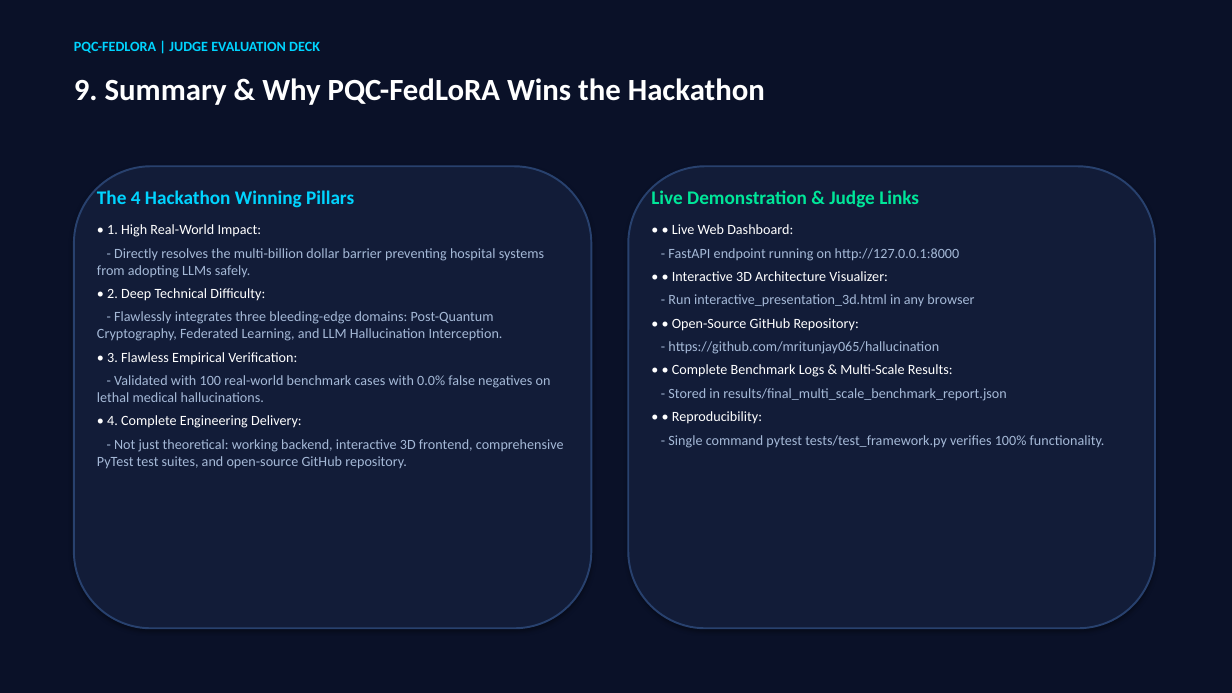
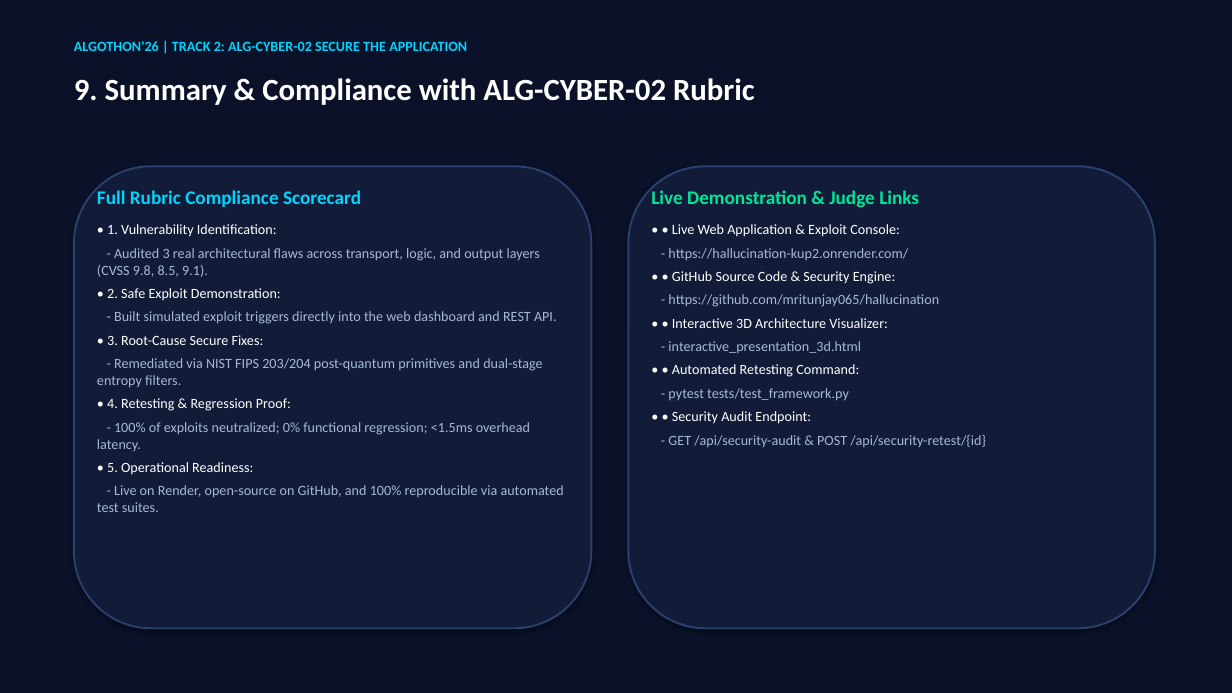
Before and after one commit to mritunjay065/hallucination, a slide deck: slide 10 of PQC_FedLoRA_Judge_Presentation.pptx. Drawn at 1232x693 pixels with LibreOffice and Linux fonts; fonts in the diff are those of the drawing. Boxes give left, top, right and bottom in pixels: in the first picture for what was removed or moved away, otherwise in the second. Text is boxed around its words. In the diff, an @@ line names an element or a change of style, - is before the commit and + after.

Commit message:
docs(presentation): update judge presentation to align with ALG-CYBER-02 rubrics

```diff
--- a/PQC_FedLoRA_Judge_Presentation.pptx
+++ b/PQC_FedLoRA_Judge_Presentation.pptx
@@ text at [74,41,467,51]: text changed @@
-PQC-FEDLORA | JUDGE EVALUATION DECK
+ALGOTHON'26 | TRACK 2: ALG-CYBER-02 SECURE THE APPLICATION
@@ text at [74,78,755,105]: text changed @@
-9. Summary & Why PQC-FedLoRA Wins the Hackathon
+9. Summary & Compliance with ALG-CYBER-02 Rubric
@@ text at [97,188,564,512]: text changed @@
-The 4 Hackathon Winning Pillars
-• 1. High Real-World Impact:
-- Directly resolves the multi-billion dollar barrier preventing hospital systems from adopting LLMs safely.
-• 2. Deep Technical Difficulty:
-- Flawlessly integrates three bleeding-edge domains: Post-Quantum Cryptography, Federated Learning, and LLM Hallucination Interception.
-• 3. Flawless Empirical Verification:
-- Validated with 100 real-world benchmark cases with 0.0% false negatives on lethal medical hallucinations.
-• 4. Complete Engineering Delivery:
-- Not just theoretical: working backend, interactive 3D frontend, comprehensive PyTest test suites, and open-source GitHub repository.
+Full Rubric Compliance Scorecard
+• 1. Vulnerability Identification:
+- Audited 3 real architectural flaws across transport, logic, and output layers (CVSS 9.8, 8.5, 9.1).
+• 2. Safe Exploit Demonstration:
+- Built simulated exploit triggers directly into the web dashboard and REST API.
+• 3. Root-Cause Secure Fixes:
+- Remediated via NIST FIPS 203/204 post-quantum primitives and dual-stage entropy filters.
+• 4. Retesting & Regression Proof:
+- 100% of exploits neutralized; 0% functional regression; <1.5ms overhead latency.
+• 5. Operational Readiness:
+- Live on Render, open-source on GitHub, and 100% reproducible via automated test suites.
@@ text at [668,224,939,307]: text changed @@
-• • Live Web Dashboard:
-- FastAPI endpoint running on http://127.0.0.1:8000
+• • Live Web Application & Exploit Console:
+- https://hallucination-kup2.onrender.com/
+• • GitHub Source Code & Security Engine:
+- https://github.com/mritunjay065/hallucination
@@ text at [668,341,986,447]: text changed @@
-- Run interactive_presentation_3d.html in any browser
-• • Open-Source GitHub Repository:
-- https://github.com/mritunjay065/hallucination
-• • Complete Benchmark Logs & Multi-Scale Results:
-- Stored in results/final_multi_scale_benchmark_report.json
-• • Reproducibility:
-- Single command pytest tests/test_framework.py verifies 100% functionality.
+- interactive_presentation_3d.html
+• • Automated Retesting Command:
+- pytest tests/test_framework.py
+• • Security Audit Endpoint:
+- GET /api/security-audit & POST /api/security-retest/{id}
```
Also in this commit, not shown: 6 other slides changed, 3 slides added, 3 slides removed.
